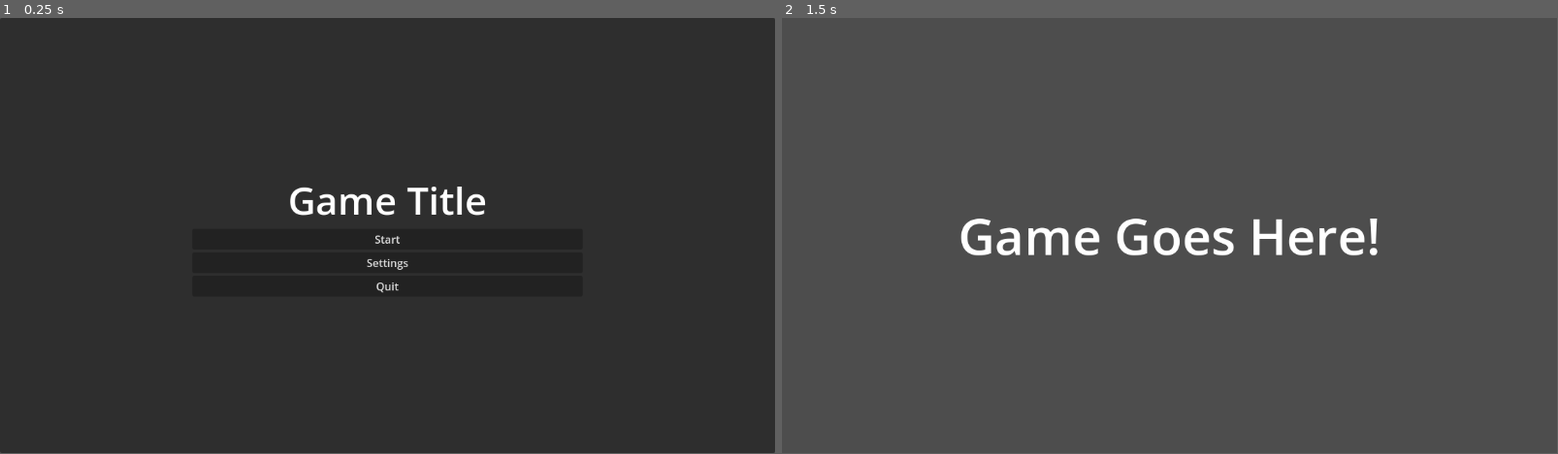
Above: before the commit, frames 1-2 (left to right).
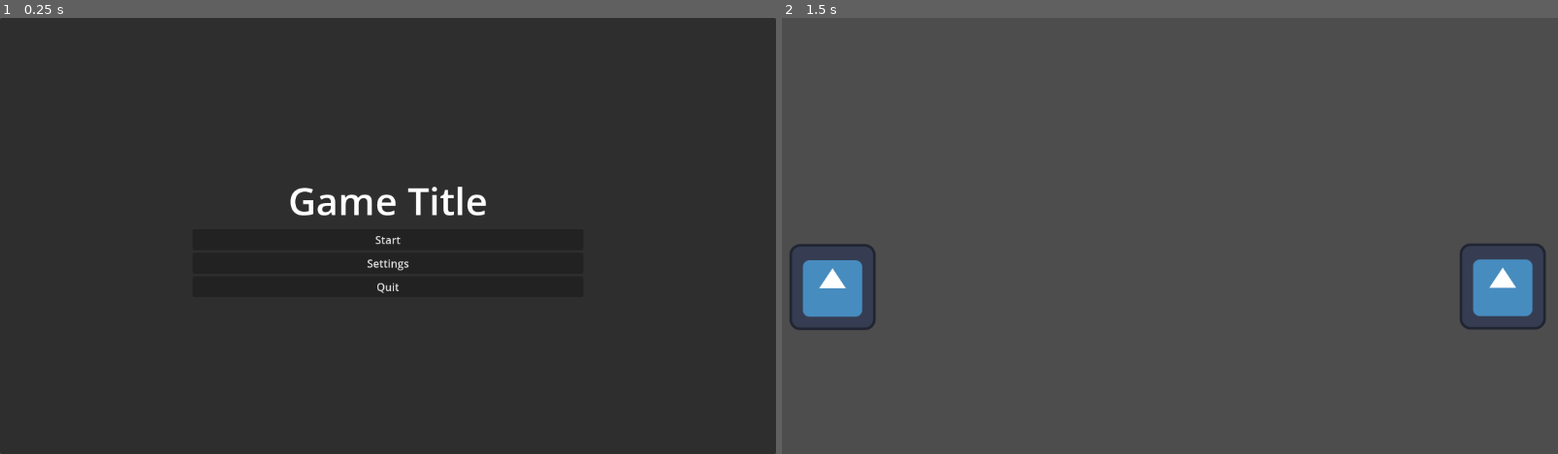
Above: after the commit, the same moments.

Repository: SpencerTWilson/WinterMelonJam
Game: Godot game, scene res://Scenes/Menus/single_player_title_screen.tscn
Same seed, same stepped clock (60 frames per second), same inputs: the game is played once before the commit and once after it. The engine's default icon, where the game draws it, is replaced by a stand-in: a white triangle on a blue panel in a dark square.
Inputs:
- Up to frame 1 (0.25 s): no input
- Up to frame 2 (1.5 s): click "Start" at 0.5 s; tap Enter at 1.25 s
The window is 799x449 before the commit and 800x450 after it. Grey fills any space a smaller window leaves; there, only what the larger window draws over its background counts as a difference.

The runs differ from the first frame. In frame 1, 0.4% of the frame differs, in the area x 37-63%, y 38-64%; in frame 2, 4.3%, in the area x 1-99%, y 46-72%.

Commit message:
initial layout

Diff:
--- /dev/null
+++ b/Scenes/Game/Buildings/capital.gd
@@ -0,0 +1,6 @@
+extends Sprite2D
+
+@export var blue_team: bool = false
+
+@export var health_max: int = 100
+@onready var cur_health: int = health_max
--- /dev/null
+++ b/Scenes/Game/Buildings/capital.tscn
@@ -0,0 +1,16 @@
+[gd_scene load_steps=4 format=3 uid="uid://j7g4fkbkniyr"]
+
+[ext_resource type="Texture2D" uid="uid://boexsloksphr2" path="res://icon.svg" id="1_ub4aj"]
+[ext_resource type="Script" path="res://Scenes/Game/Buildings/capital.gd" id="2_uun3s"]
+
+[sub_resource type="RectangleShape2D" id="RectangleShape2D_pyeou"]
+size = Vector2(126, 126)
+
+[node name="Capital" type="Sprite2D"]
+texture = ExtResource("1_ub4aj")
+script = ExtResource("2_uun3s")
+
+[node name="StaticBody2D" type="StaticBody2D" parent="."]
+
+[node name="CollisionShape2D" type="CollisionShape2D" parent="StaticBody2D"]
+shape = SubResource("RectangleShape2D_pyeou")
--- /dev/null
+++ b/Scenes/Game/Units/unit.gd
@@ -0,0 +1 @@
+extends Sprite2D
--- /dev/null
+++ b/Scenes/Game/Units/unit.tscn
@@ -0,0 +1,17 @@
+[gd_scene load_steps=4 format=3 uid="uid://cb3pshabqtp4x"]
+
+[ext_resource type="Texture2D" uid="uid://boexsloksphr2" path="res://icon.svg" id="1_stfju"]
+[ext_resource type="Script" path="res://Scenes/Game/Units/unit.gd" id="2_qfc7a"]
+
+[sub_resource type="CircleShape2D" id="CircleShape2D_2i83t"]
+radius = 64.0
+
+[node name="Unit" type="Sprite2D"]
+modulate = Color(2.40654e-08, 0.541231, 0.188576, 1)
+texture = ExtResource("1_stfju")
+script = ExtResource("2_qfc7a")
+
+[node name="CharacterBody2D" type="CharacterBody2D" parent="."]
+
+[node name="CollisionShape2D" type="CollisionShape2D" parent="CharacterBody2D"]
+shape = SubResource("CircleShape2D_2i83t")
--- a/Scenes/Game/main.tscn
+++ b/Scenes/Game/main.tscn
@@ -1,18 +1,12 @@
 [gd_scene load_steps=2 format=3 uid="uid://cum2qxysr7tp0"]
 
-[ext_resource type="Theme" uid="uid://ch6vnbcb46cct" path="res://Assets/Themes/title_theme.tres" id="1_ejh6d"]
+[ext_resource type="PackedScene" uid="uid://j7g4fkbkniyr" path="res://Scenes/Game/Buildings/capital.tscn" id="1_11a02"]
 
 [node name="Main" type="Node2D"]
 
-[node name="CanvasLayer" type="CanvasLayer" parent="."]
+[node name="BlueCapital" parent="." instance=ExtResource("1_11a02")]
+position = Vector2(75, 400)
+blue_team = true
 
-[node name="Label" type="Label" parent="CanvasLayer"]
-anchors_preset = 15
-anchor_right = 1.0
-anchor_bottom = 1.0
-grow_horizontal = 2
-grow_vertical = 2
-theme = ExtResource("1_ejh6d")
-text = "Game Goes Here!"
-horizontal_alignment = 1
-vertical_alignment = 1
+[node name="RedCapital" parent="." instance=ExtResource("1_11a02")]
+position = Vector2(1070, 399)
--- a/project.godot
+++ b/project.godot
@@ -20,6 +20,11 @@
 OptionsManager="*res://Scenes/Autoloads/options_manager.gd"
 AudioManager="*res://Scenes/Autoloads/audio_manager.gd"
 
+[display]
+
+window/stretch/mode="viewport"
+window/stretch/aspect="keep_width"
+
 [editor_plugins]
 
 enabled=PackedStringArray("res://addons/Better Rich Text Labels/plugin.cfg")
Not shown, added: PremadeResourcesDoc.txt
